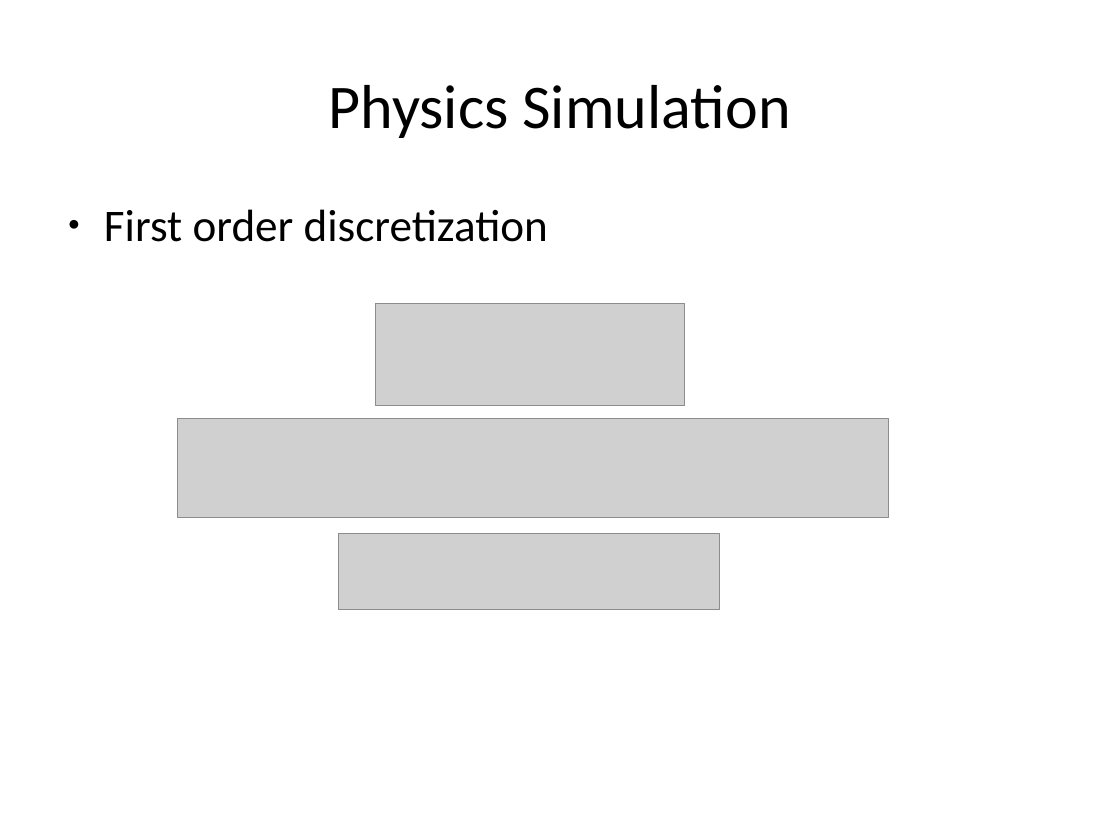
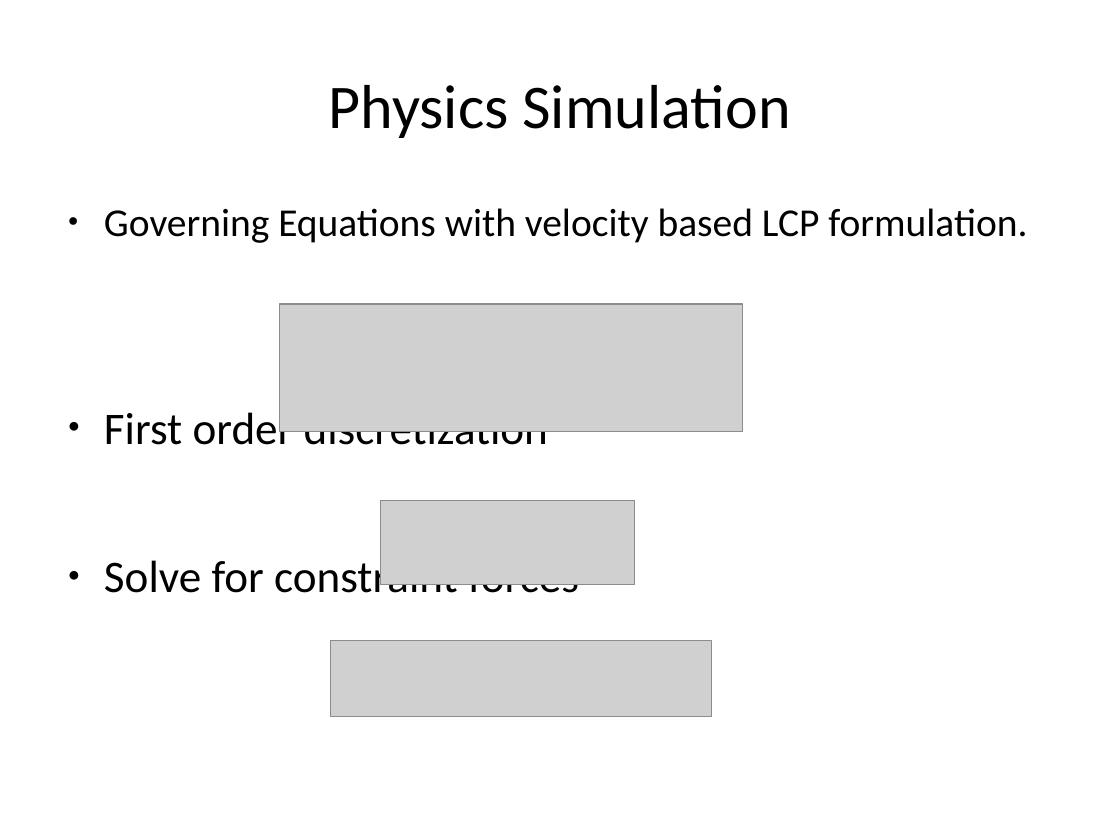
Before and after one commit to PR2/pr2_docs, a slide deck: slide 11 of pr2_training_workshop/simulation/simulation_training_workshop_rev1.odp (slide 12 before the commit). Drawn at 1120x840 pixels with LibreOffice and Linux fonts; fonts in the diff are those of the drawing; grey boxes stand for pictures; background and template pictures are left out. Boxes give left, top, right and bottom in pixels: in the first picture for what was removed or moved away, otherwise in the second. Text is boxed around its words. In the diff, an @@ line names an element or a change of style, - is before the commit and + after.

```diff
--- a/pr2_training_workshop/simulation/simulation_training_workshop_rev1.odp
+++ b/pr2_training_workshop/simulation/simulation_training_workshop_rev1.odp
@@ text at bbox=[104, 208, 1027, 243]: paragraph added @@
+● Governing Equations with velocity based LCP formulation.
@@ picture: place and size @@
-picture at bbox=[178, 419, 889, 517]
+picture at bbox=[279, 304, 743, 432]
@@ picture: place and size @@
-picture at bbox=[338, 534, 720, 610]
+picture at bbox=[381, 501, 635, 584]
@@ text at bbox=[104, 554, 579, 603]: paragraph added @@
+● Solve for constraint forces
@@ picture: place and size @@
-picture at bbox=[375, 304, 684, 406]
+picture at bbox=[330, 640, 711, 717]
```
Also in this commit, not shown: 13 other slides changed, 10 slides added, 4 slides removed.
